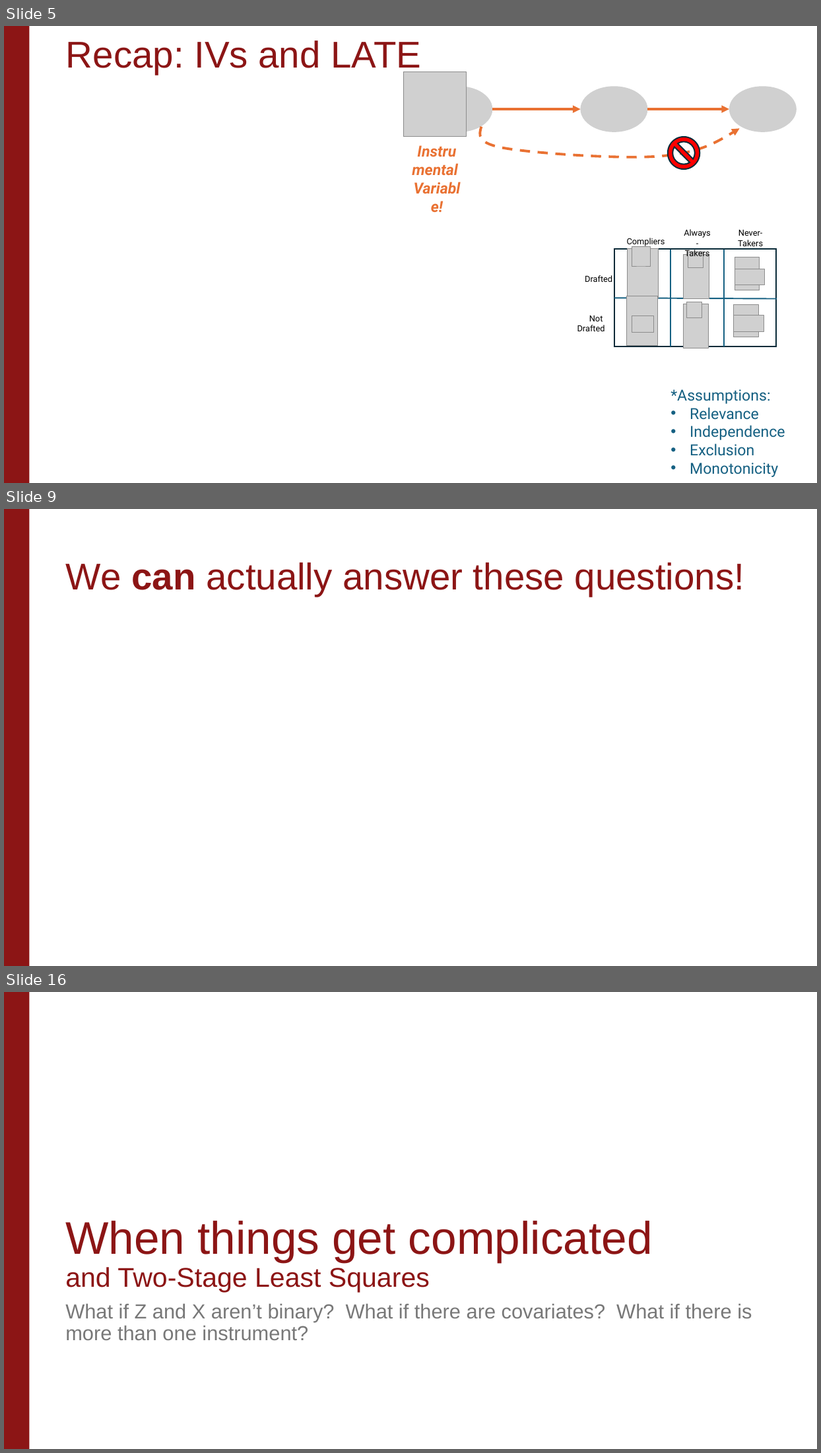
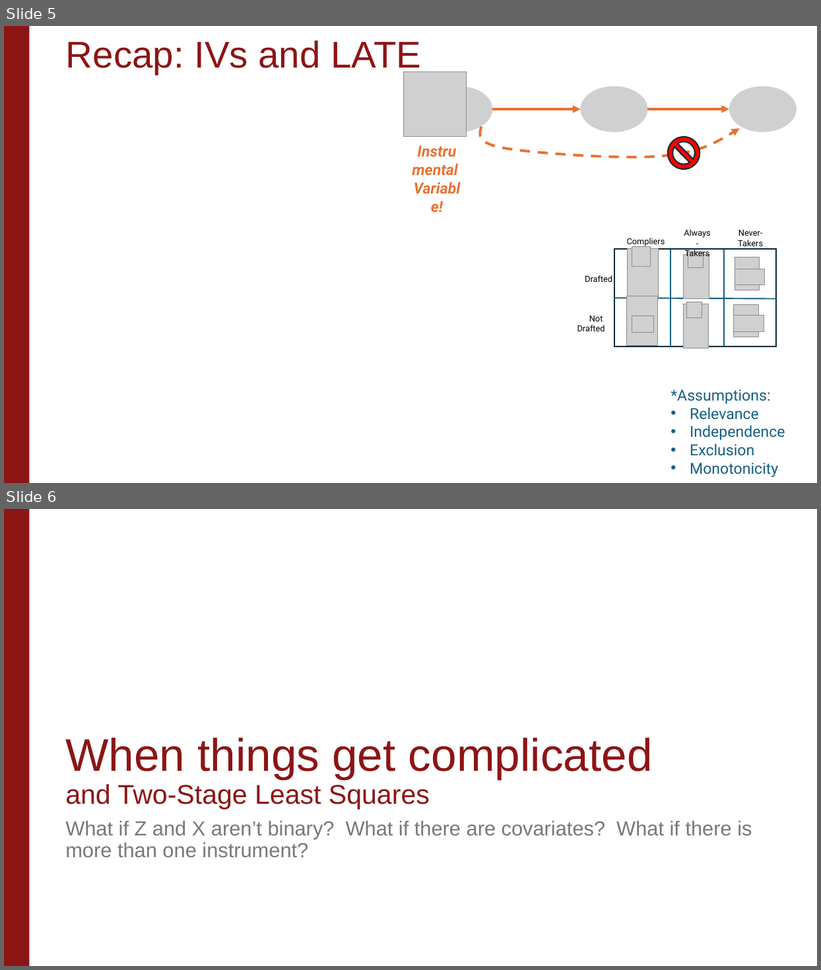
Before and after one commit to stanford-causal-inference-class/stanford-causal-inference-class.github.io, a slide deck: materials/lecture-slides/Unit3_Lecture3.pptx. Shown one above the other, each under a label of ours: slides 5, 9 and 16 before the commit, slides 5 and 6 after it; the slides between them are not shown. The pictures are 821x1453 and 821x970 pixels, drawn with LibreOffice and Linux fonts; fonts in the diff are those of the drawing; grey boxes stand for pictures; background and template pictures are left out. Boxes give left, top, right and bottom in pixels: in the first picture for what was removed or moved away, otherwise in the second. Text is boxed around its words. In the diff, an @@ line names an element or a change of style, - is before the commit and + after.

```diff
--- a/materials/lecture-slides/Unit3_Lecture3.pptx
+++ b/materials/lecture-slides/Unit3_Lecture3.pptx
@@ slide 9 removed at (4, 509, 817, 966), background #FFFFFF; not listed: 1 template element that a slide beside it also shows @@
@@ title removed at (66, 562, 745, 596) @@
-We can actually answer these questions!
@@ what was slide 16 is now slide 6 @@
```
Also in this commit, not shown: 1 slide changed, 9 other slides removed, 1 other file.
